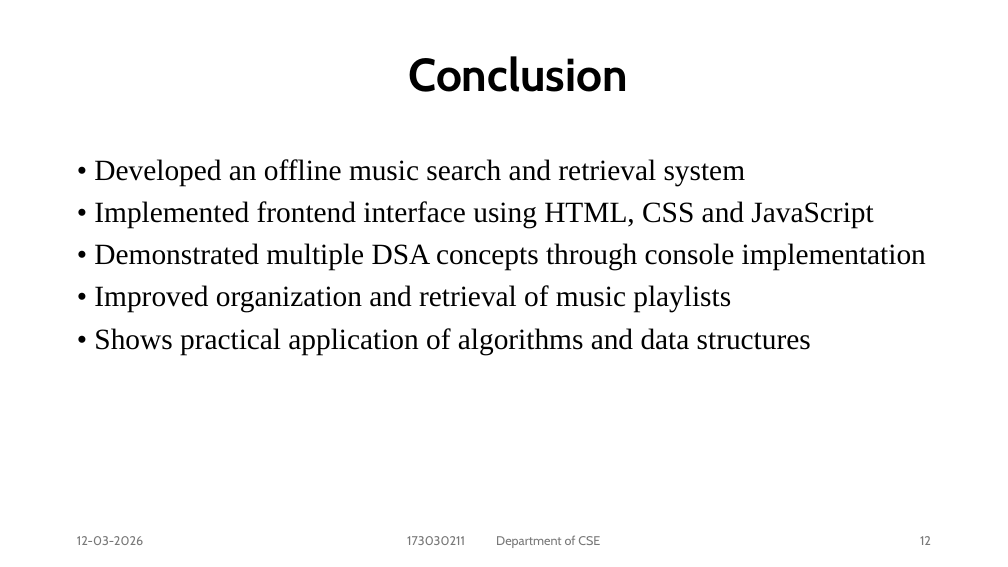
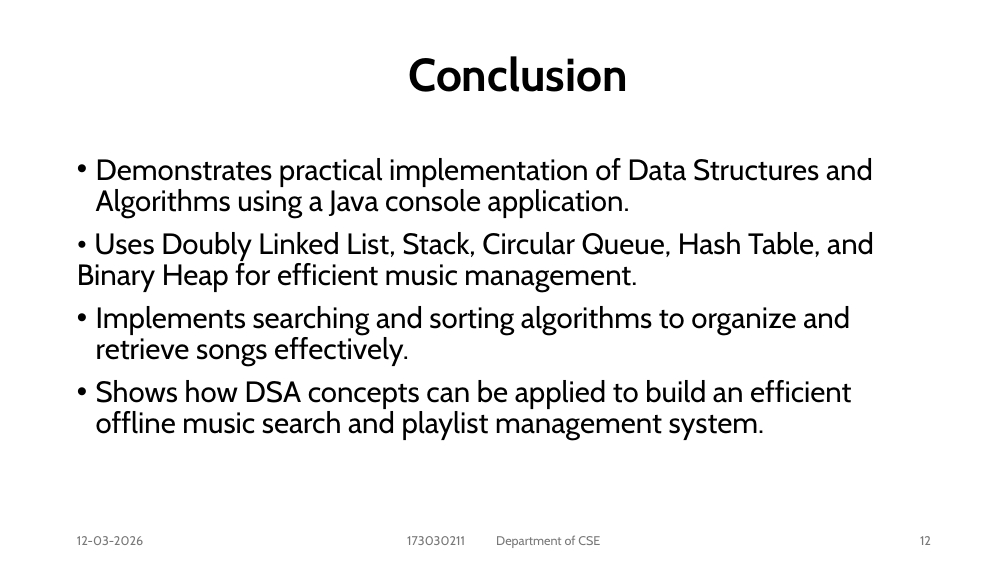
Before and after one commit to SujitVakkalanka1/OMSR-DSA, a slide deck: slide 12 of Offline Music Search and retrieval Studio.pptx. Drawn at 1008x567 pixels with LibreOffice and Linux fonts; fonts in the diff are those of the drawing. Boxes give left, top, right and bottom in pixels: in the first picture for what was removed or moved away, otherwise in the second. Text is boxed around its words. In the diff, an @@ line names an element or a change of style, - is before the commit and + after.

```diff
--- a/Offline Music Search and retrieval Studio.pptx
+++ b/Offline Music Search and retrieval Studio.pptx
@@ text at bbox=[77, 158, 874, 441]: text changed; font Times New Roman to Cabin @@
-• Developed an offline music search and retrieval system
-• Implemented frontend interface using HTML, CSS and JavaScript
-• Demonstrated multiple DSA concepts through console implementation
-• Improved organization and retrieval of music playlists
-• Shows practical application of algorithms and data structures
+• Demonstrates practical implementation of Data Structures and Algorithms using a Java console application.
+• Uses Doubly Linked List, Stack, Circular Queue, Hash Table, and Binary Heap for efficient music management.
+• Implements searching and sorting algorithms to organize and retrieve songs effectively.
+• Shows how DSA concepts can be applied to build an efficient offline music search and playlist management system.
```
Also in this commit, not shown: 2 other slides changed, 1 slide added, 16 other files.
